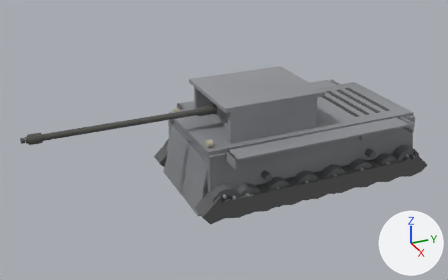
An edit to the glTF model client/assets/models/ferdinand.glb, drawn before and after from the same camera.
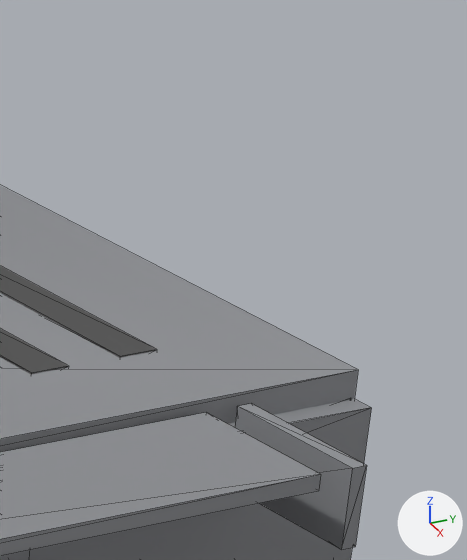
The first picture shows the older version from a 50 mm lens placed at (15.24, -9.11, 9.14), pointed at (0.15, -2.32, 1.59). The close-ups show the older and then the newer version on the part from 83% to 95% of the width and 25% to 48% of the height of that picture. Only the edits that show in the close-ups are written down. The lights are fixed; the arrows at lower right show +X, +Y and +Z. The close-ups show mesh edges as thin lines. Where no turn or scale is listed for an object, it has been applied to the vertices. Vertices at exactly the same position are counted once.

Names of what the first close-up shows: 'hullSide', 'hullTop'.
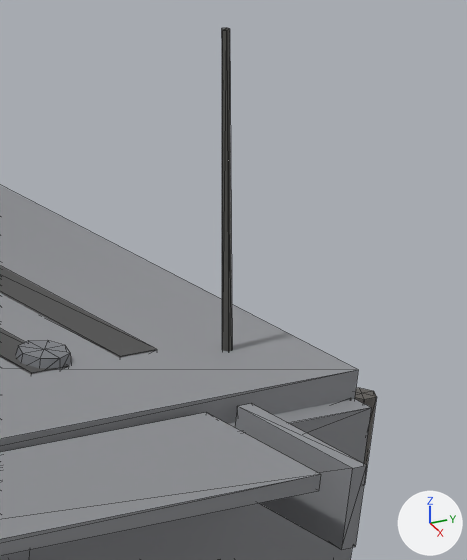
The edits, one by one:
me_mesh_20 is used by ob_hullrear; location (0.0, 0.0, 0.0).
me_mesh_20 had 44 vertices, 76 faces and spanned x -1.55..1.55, y 2.95..3.55, z 0.76..1.93.
me_mesh_20 now has 156 vertices, 268 faces and spans x -1.55..1.55, y 2.95..3.73, z 0.76..3.21.
me_mesh_20 part 1: a new loose piece, a 6-sided cylinder along z spanning x 1.316..1.412, y 3.545..3.655, z 1.492..1.832, in mat_hullrear_mat.
me_mesh_20 part 2: 12 vertices added at x 1.12..1.24, y 2.97..3.13, z 1.86..3.21.
Other edits to the shape of me_mesh_20 do not show in these pictures.
me_mesh_21 is used by ob_hulltop; location (0.0, 0.0, 0.0).
me_mesh_21 had 40 vertices, 60 faces and spanned x -1.55..1.55, y -3.4..3.4, z 1.9..2.03.
me_mesh_21 now has 76 vertices, 124 faces and spans x -1.55..1.55, y -3.4..3.4, z 1.9..2.07.
me_mesh_21 part 3: a new loose piece, an 8-sided cut cone along z (radius 0.1 at the low end, 0.09 at the high end) spanning x 0.923..1.123, y 2.35..2.55, z 2.005..2.065, in mat_hulltop_mat.
Other edits to the shape of me_mesh_21 do not show in these pictures.

Location of each change, (x1, y1, x2, y2) in pixels of the close-ups (467 x 560 px):
'hullRear', reshaped (not visible before): after (222, 28, 377, 485)
part 1 of me_mesh_20, added: after (354, 388, 377, 485)
part 2 of me_mesh_20, added: after (222, 28, 232, 352)
part 3 of me_mesh_21, added: after (16, 341, 71, 369)
